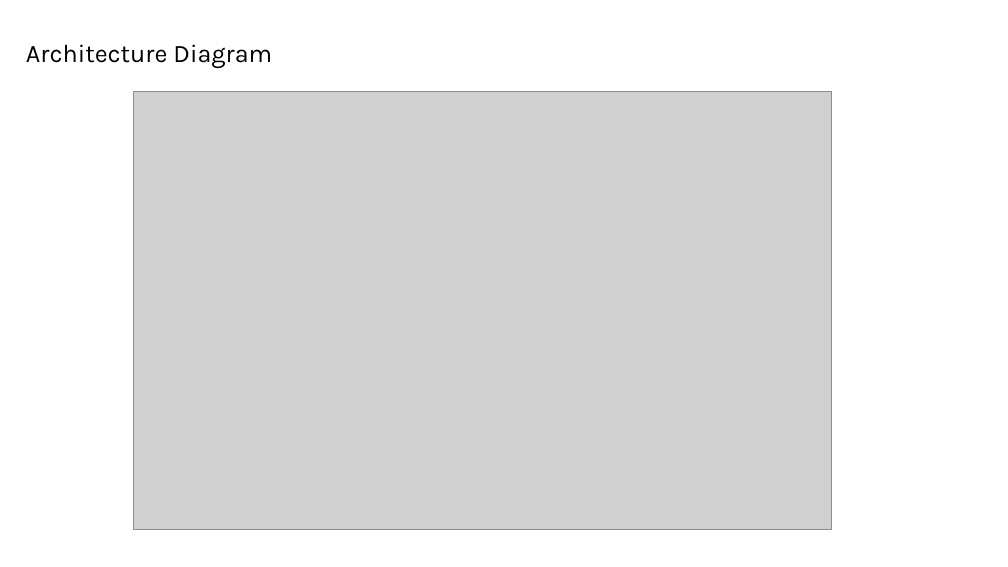
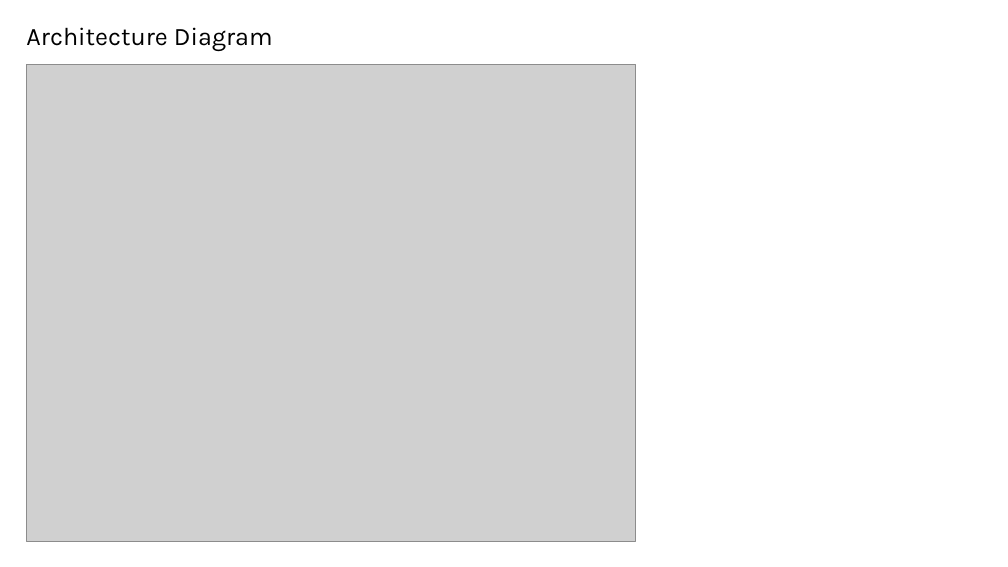
Before and after one commit to igor-olikh/bank-java-modernization, a slide deck: slide 3 of docs/bob-java-modernization-orchestrate.pptx. Drawn at 1008x567 pixels with LibreOffice and Linux fonts; fonts in the diff are those of the drawing; grey boxes stand for pictures. Boxes give left, top, right and bottom in pixels: in the first picture for what was removed or moved away, otherwise in the second. Text is boxed around its words. In the diff, an @@ line names an element or a change of style, - is before the commit and + after.

```diff
--- a/docs/bob-java-modernization-orchestrate.pptx
+++ b/docs/bob-java-modernization-orchestrate.pptx
@@ text "Architecture Diagram": place and size @@
-text "Architecture Diagram" at box(26, 44, 272, 68)
+text "Architecture Diagram" at box(26, 27, 273, 52)
@@ picture: place and size @@
-picture at box(133, 91, 832, 530)
+picture at box(26, 64, 636, 541)
```
Also in this commit, not shown: 1 other slide changed.
